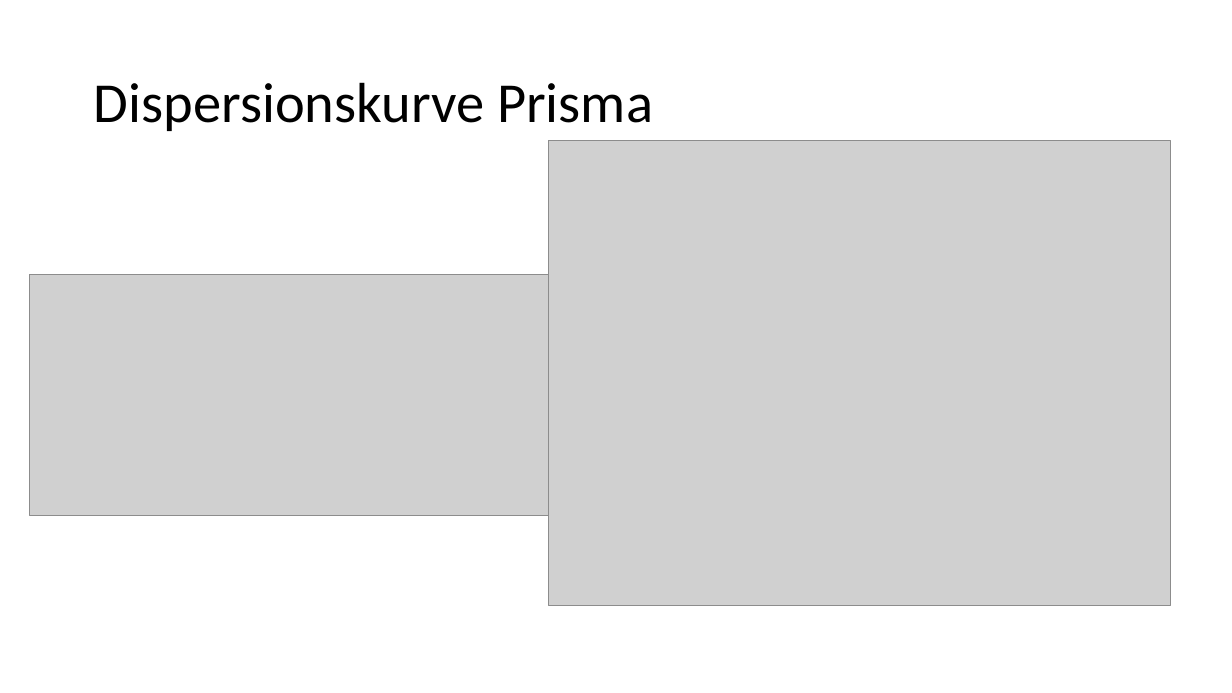
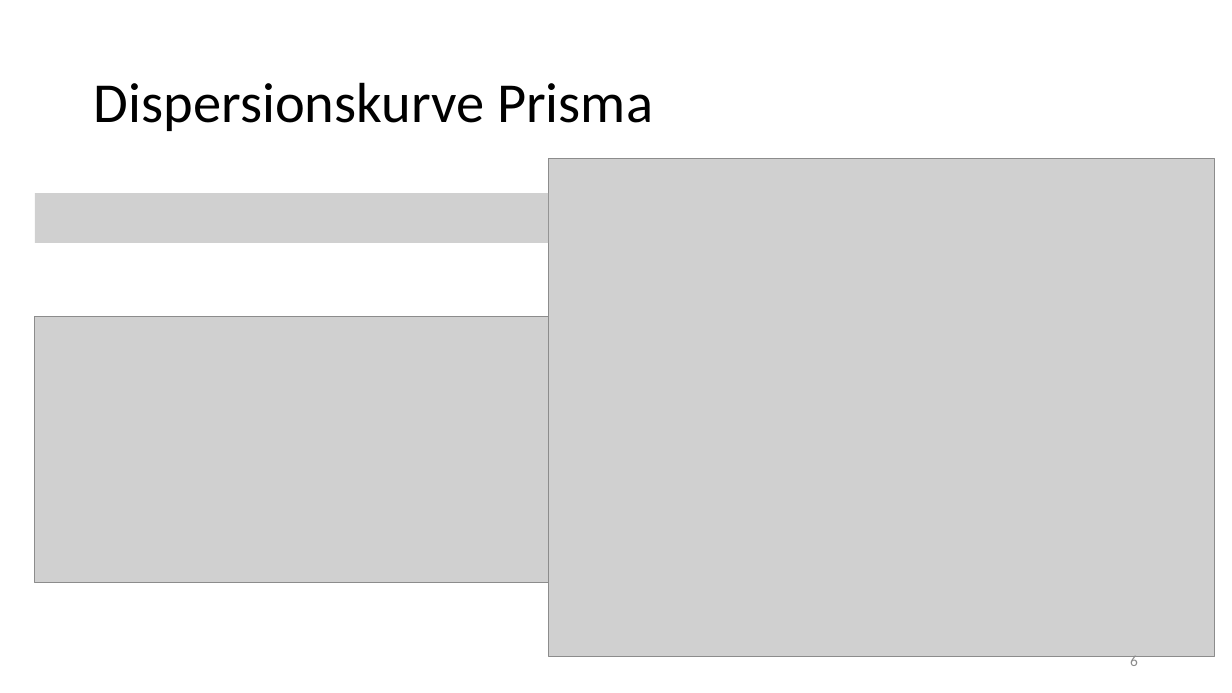
Before and after one commit to thewhitecat/grundpraktikum1, a slide deck: slide 6 of grundpraktikum2/Optik 1/Optik I.pptx. Drawn at 1232x693 pixels with LibreOffice and Linux fonts; fonts in the diff are those of the drawing; grey boxes stand for pictures. Boxes give left, top, right and bottom in pixels: in the first picture for what was removed or moved away, otherwise in the second. Text is boxed around its words. In the diff, an @@ line names an element or a change of style, - is before the commit and + after.

```diff
--- a/grundpraktikum2/Optik 1/Optik I.pptx
+++ b/grundpraktikum2/Optik 1/Optik I.pptx
@@ picture: place and size @@
-picture at [548, 140, 1171, 605]
+picture at [548, 158, 1214, 656]
@@ picture added at [35, 193, 548, 243] @@
@@ picture: place and size @@
-picture at [30, 274, 548, 516]
+picture at [35, 317, 548, 582]
@@ page number added at [1130, 655, 1138, 666], 12 pt, text #8C8C8C @@
+6
```
Also in this commit, not shown: 12 other slides changed, 2 slides added, 2 slides removed.
